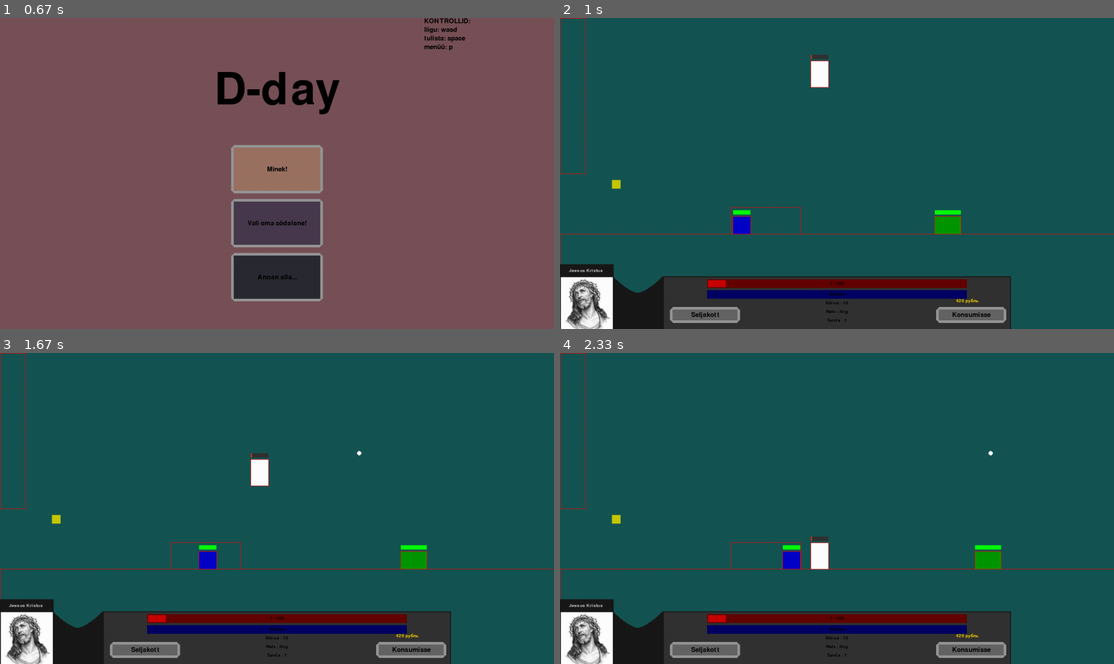
Above: before the commit, frames 1-4 (two rows, left to right).
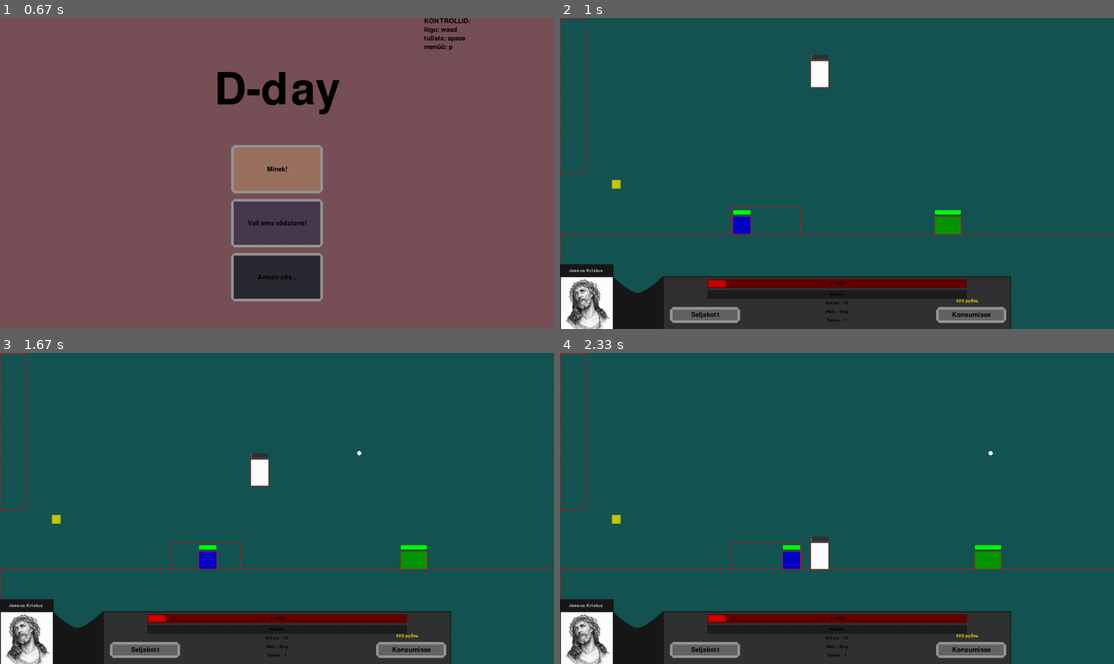
Above: after the commit, the same moments.

Repository: KarupoegPuhh/2020-projekt
Game: pygame game, started from MAIN.py
Two runs of this game, one before a commit and one after it. Both use one fixed random seed, a clock stepped at 60 frames per second and the inputs below.
Inputs (mouse positions are in pixels of both pictures, inside the frame that each line leads up to):
- Up to frame 1 (0.67 s): no input
- Up to frame 2 (1 s): click (814, 185) at 0.88 s
- Up to frame 3 (1.67 s): hold Space 1.17-1.63 s; hold W 1.17-1.63 s
- Up to frame 4 (2.33 s): click "Seljakott" at 1.72 s; click "Jätkan!" at 2.05 s

Frame 1 is identical in both runs. In frame 2, 1.3% of the frame differs, in the area x 26-74%, y 87-91%; in frame 3, 1.3%; in frame 4, 1.3%.

Commit message:
Suur ritaliini update is nice

Diff:
--- a/abi.py
+++ b/abi.py
@@ -28,6 +28,8 @@
 pg.mixer.Sound.set_volume(raha_pickup,0.4)
 ost = pg.mixer.Sound(helidir+"/cash.mp3")
 tere = pg.mixer.Sound(helidir+"/shop_e.mp3")
+ritaliin = pg.mixer.Sound(helidir+"/ritaliin.mp3")
+ritaliin1 = pg.mixer.Sound(helidir+"/ritaliin1.mp3")
 
 #Teksdid
 largeText = pg.font.Font(fontdir+"/RL.ttf", 150)
--- a/maailm.py
+++ b/maailm.py
@@ -90,6 +90,40 @@
         aken.blit(sleep, (100,225))
 
         pg.display.update()
+
+def rgb():
+    global red
+    global green
+    global blue
+    global redc
+    global greenc
+    global bluec
+    if redc:
+        red -= 25
+        green += 25
+        if red <= 0:
+            red = 0
+            green = 250
+            greenc = True
+            redc = False
+    elif greenc:
+        green -= 25
+        blue += 25
+        if green <= 0:
+            green = 0
+            blue = 250
+            bluec = True
+            greenc = False
+    elif bluec:
+        blue -= 25
+        red += 25
+        if blue <= 0:
+            blue = 0
+            red = 250
+            redc = True
+            bluec = False
+            red = 250
+    return (red, green, blue)
 
 
 def main_loop():
@@ -128,6 +162,13 @@
     #Ritaliin buff
     ritaliin = False
     ritaliin_cd = 0
+    global red, green, blue, redc, greenc, bluec
+    red = 250
+    green = 0
+    blue = 0
+    redc = True
+    greenc = False
+    bluec = False
 
     #level layout
     global screen
@@ -160,6 +201,7 @@
     pos = 0
     global start
     start = 0
+    ritaliin_music = False
 
     def redrawGameWindow():
         aken.fill((21,85,83))
@@ -222,6 +264,11 @@
 
 
     def databar():
+
+        ##
+
+        ##
+
         pg.draw.rect(aken, (25,25,25), (238, 598, 804, 124))
         pg.draw.rect(aken, (50,50,50), (240, 600, 800, 120))
         #healthbar
@@ -236,9 +283,9 @@
             TextRect.center = ((laius // 2), (615))
             aken.blit(TextSurf, TextRect)
         #ritaliinbar
-        pg.draw.rect(aken, (0,0,100), (340, 630, 600, 20))
+        pg.draw.rect(aken, (30,30,30), (340, 630, 600, 20))
         if ritaliin:
-            pg.draw.rect(aken, (0,0,200), (342, 632, 596 * ((1800 - ritaliin_cd) / 1800 ), 16))
+            pg.draw.rect(aken, (rgb()), (342, 632, 596 * ((900 - ritaliin_cd) / 900 ), 16))
         TextSurf, TextRect = text_objects(("Ritaliin"), databarText)
         TextRect.center = ((laius // 2), (640))
         aken.blit(TextSurf, TextRect)
@@ -508,14 +555,37 @@
             pg.mixer.music.play(-1, start)
             paused()
 
+        #Ritaliin
         if ritaliin:
             ritaliin_cd += 1
-            if ritaliin_cd >= 1800:
+            if ritaliin_cd == 1:
+                laul = randint(1, 2)
+                algne_värv = Tom.värv
+            if 1 < ritaliin_cd < 900:
+                Tom.värv = (rgb())
+            if ritaliin_cd >= 900:
                 ritaliin = False
                 ritaliin_cd = 0
                 Tom.vel -= 7
                 Tom.vh -= 1
                 Tom.initial_vh -= 1
+                Tom.värv = algne_värv
+
+        if ritaliin and not ritaliin_music:
+            ritaliin_music = True
+            pg.mixer.music.stop()
+            if laul == 1:
+                pg.mixer.music.load(helidir+"/ritaliin.mp3")
+                pg.mixer.music.play(-1, start, 2000)
+            if laul == 2:
+                pg.mixer.music.load(helidir+"/ritaliin1.mp3")
+                pg.mixer.music.play(-1, start, 2000)
+        if not ritaliin and ritaliin_music:
+            ritaliin_music = False
+            pg.mixer.music.stop()
+            pg.mixer.music.load(helidir+"/game.mp3")
+            pg.mixer.music.play(-1, start, 1000)
+
 
         võit()
         if not Tom.elus and Tom.kontr:
Not shown, added: helid/ritaliin.mp3
Not shown, added: helid/ritaliin1.mp3
